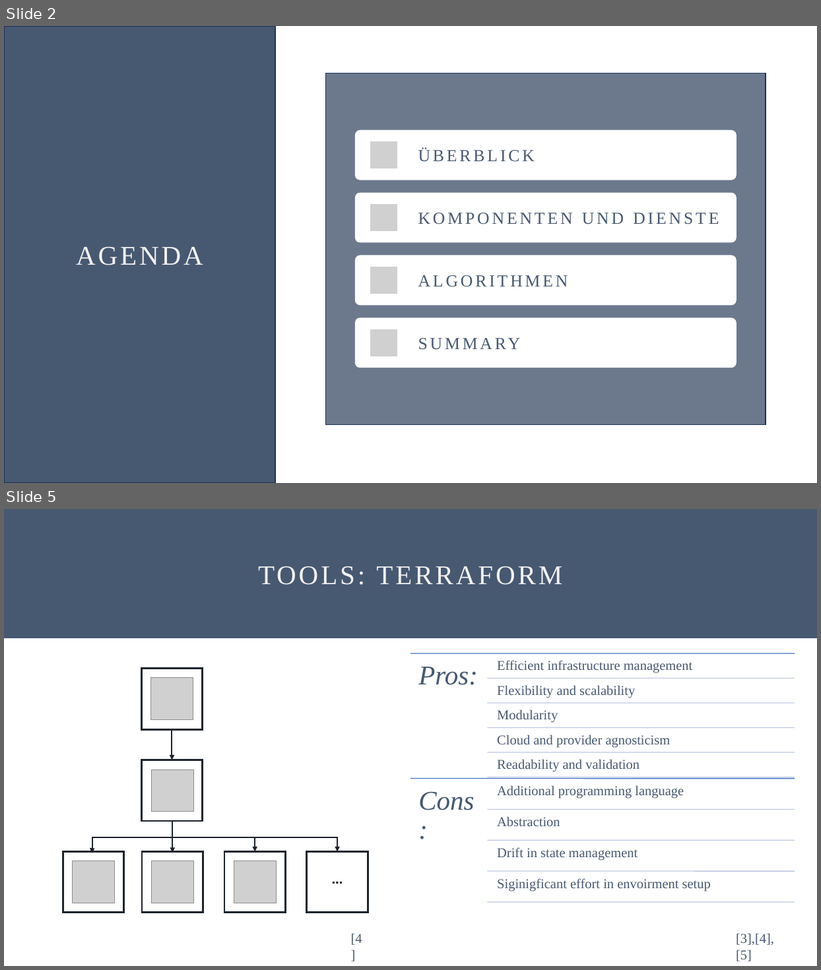
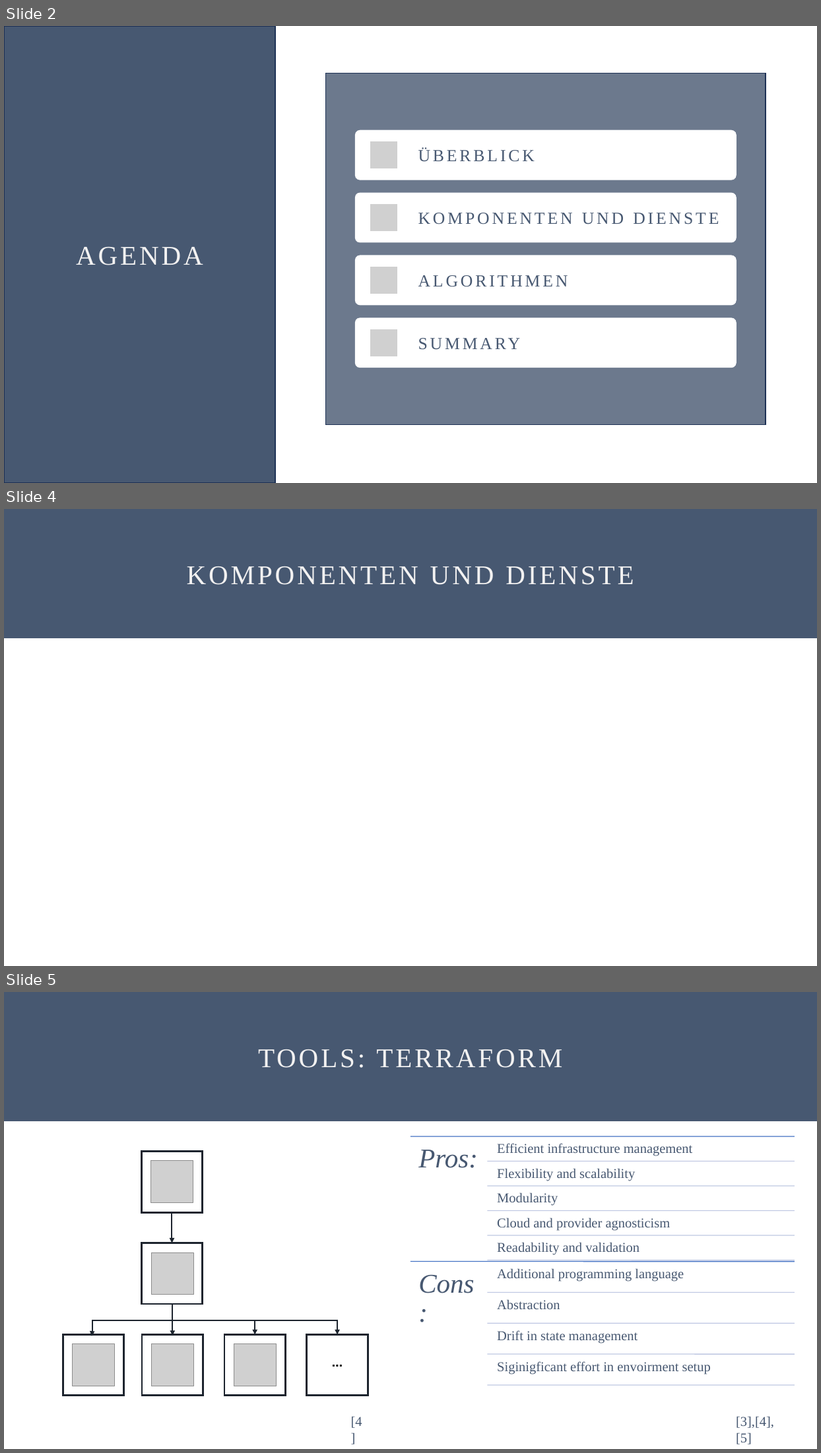
Before and after one commit to Oddl42/DLMCSITSDS01_IT_Sicherheit, a slide deck: Aufgabe/DLMCSITSDS01_Willkens_IU14073577_TLS_20240530.pptx. Shown one above the other, each under a label of ours: slides 2 and 5 before the commit, slides 2, 4 and 5 after it; the slides between them are not shown. The pictures are 821x970 and 821x1453 pixels, drawn with LibreOffice and Linux fonts; fonts in the diff are those of the drawing; grey boxes stand for pictures. Boxes give left, top, right and bottom in pixels: in the first picture for what was removed or moved away, otherwise in the second. Text is boxed around its words. In the diff, an @@ line names an element or a change of style, - is before the commit and + after.

```diff
--- a/Aufgabe/DLMCSITSDS01_Willkens_IU14073577_TLS_20240530.pptx
+++ b/Aufgabe/DLMCSITSDS01_Willkens_IU14073577_TLS_20240530.pptx
@@ slide 4 added at (x1=4, y1=509, x2=817, y2=966), background #FFFFFF @@
@@ rectangle added at (x1=4, y1=509, x2=817, y2=638), fill #475871, outline #475871 1 pt, 32 pt, text #F2F1F1 @@
+KOMPONENTEN UND DIENSTE
```
Also in this commit, not shown: 2 other slides added, 4 slides removed.
